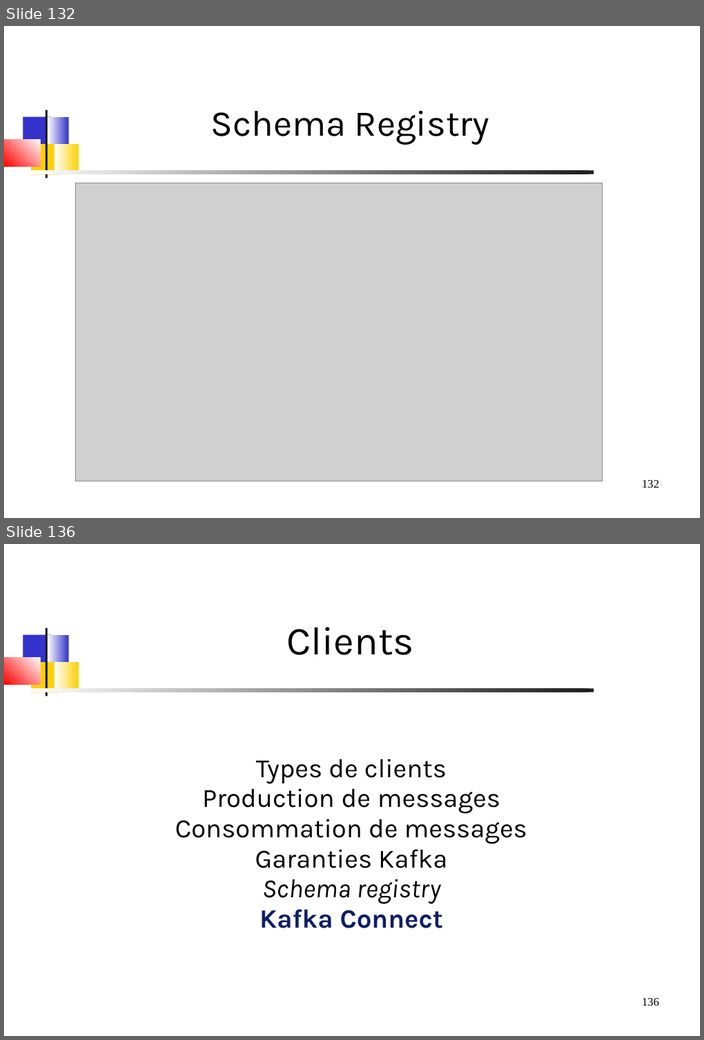
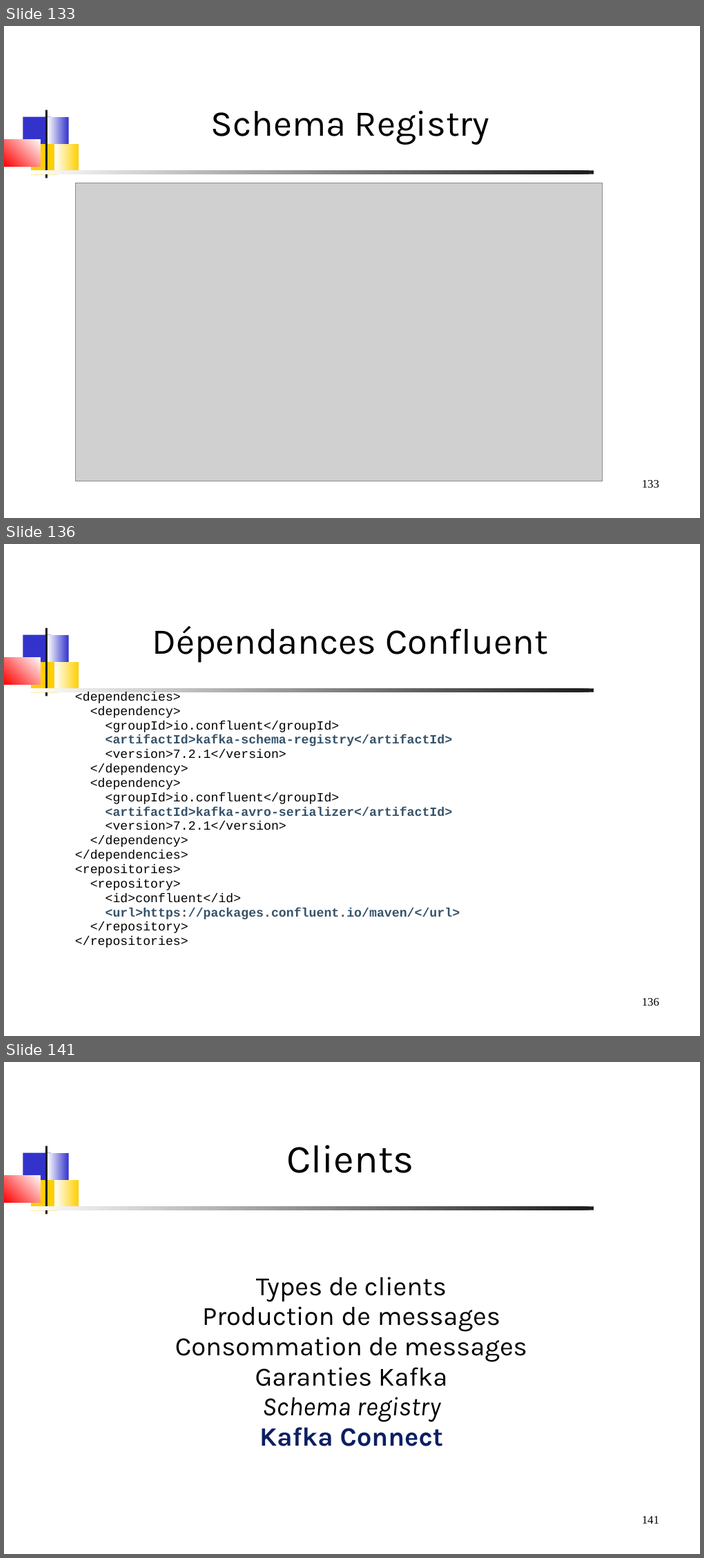
Before and after one commit to dthibau/kafka, a slide deck: KafkaAdmin.odp. Shown one above the other, each under a label of ours: slides 132 and 136 before the commit, slides 133, 136 and 141 after it; the slides between them are not shown. The pictures are 704x1040 and 704x1558 pixels, drawn with LibreOffice and Linux fonts; fonts in the diff are those of the drawing; grey boxes stand for pictures. Boxes give left, top, right and bottom in pixels: in the first picture for what was removed or moved away, otherwise in the second. Text is boxed around its words. In the diff, an @@ line names an element or a change of style, - is before the commit and + after.

Commit message:
Slides SchemaRegistry, Debut atelier oAuth

```diff
--- a/KafkaAdmin.odp
+++ b/KafkaAdmin.odp
@@ slide 136 added at <box>4,544,700,1036</box>, background #FFFFFF; not listed: 8 template elements that a slide beside it also shows @@
@@ title added at <box>152,626,548,663</box>, 44 pt, text #000000 @@
+Dépendances Confluent
@@ text added at <box>75,692,460,948</box>, 15.2 pt, text #000000 @@
+<dependencies>
+<dependency>
+<groupId>io.confluent</groupId>
+<artifactId>kafka-schema-registry</artifactId>
+<version>7.2.1</version>
+</dependency>
+<dependency>
+<groupId>io.confluent</groupId>
+<artifactId>kafka-avro-serializer</artifactId>
+<version>7.2.1</version>
+</dependency>
+</dependencies>
+<repositories>
+<repository>
+<id>confluent</id>
+<url>https://packages.confluent.io/maven/</url>
+</repository>
+</repositories>
@@ what was slide 132 is now slide 133 @@
@@ page number at <box>642,480,659,488</box>: text changed @@
-132
+133
@@ what was slide 136 is now slide 141 @@
@@ page number at <box>642,1516,659,1524</box>: text changed @@
-136
+141
```
Also in this commit, not shown: 6 slides changed, 4 other slides added, 7 other files.
